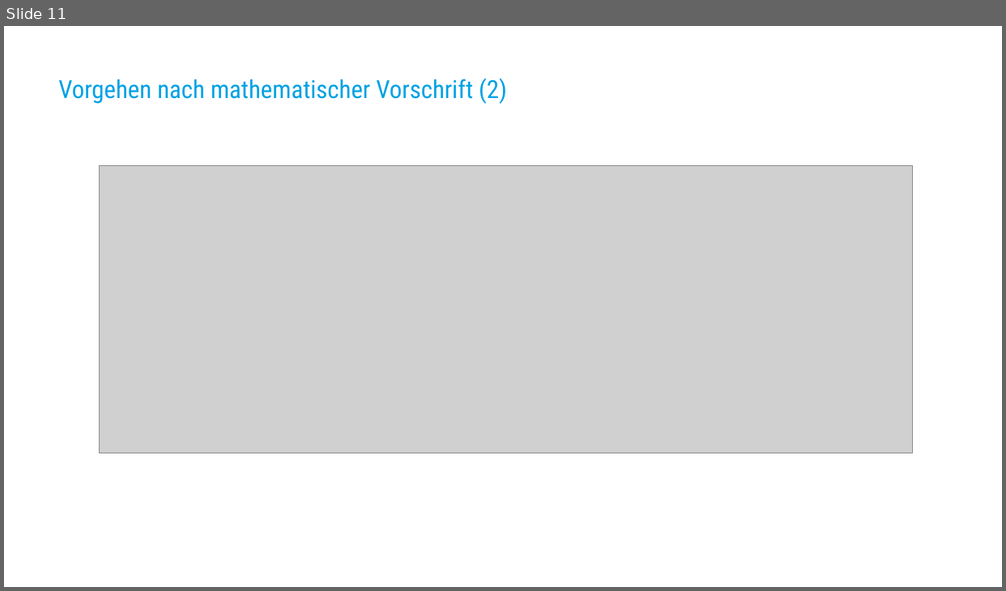
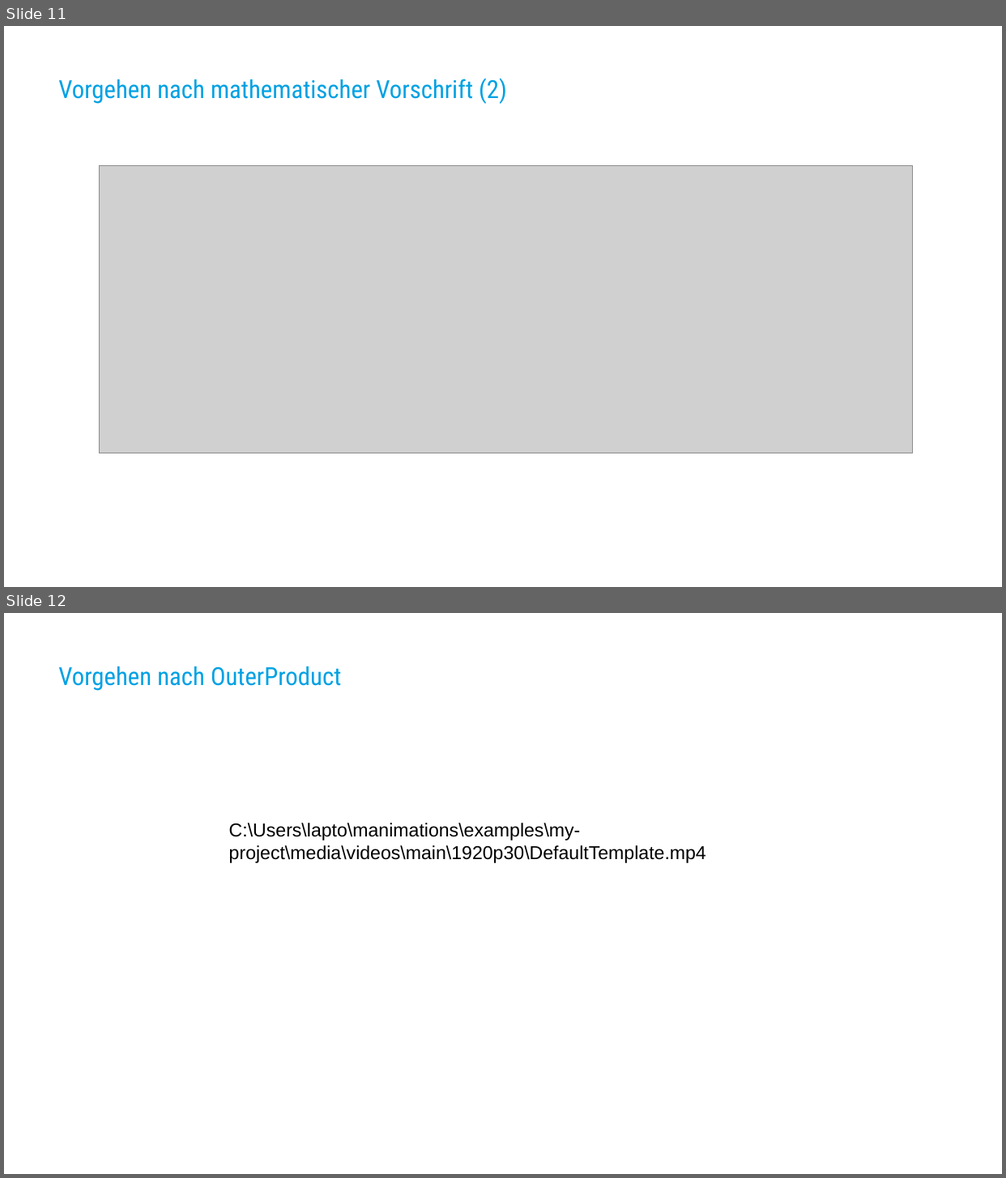
Before and after one commit to WolfgangBischoffTHAB/Bacherlorarbeit_Presentation, a slide deck: MatrixMultiplicationNEORV32.odp. Shown one above the other, each under a label of ours: slide 11 before the commit, slides 11 and 12 after it. The pictures are 1006x591 and 1006x1178 pixels, drawn with LibreOffice and Linux fonts; fonts in the diff are those of the drawing; grey boxes stand for pictures; background and template pictures are left out. Boxes give left, top, right and bottom in pixels: in the first picture for what was removed or moved away, otherwise in the second. Text is boxed around its words. In the diff, an @@ line names an element or a change of style, - is before the commit and + after.

```diff
--- a/MatrixMultiplicationNEORV32.odp
+++ b/MatrixMultiplicationNEORV32.odp
@@ slide 12 added at (x1=4, y1=613, x2=1002, y2=1174), background #FFFFFF @@
@@ title added at (x1=58, y1=666, x2=341, y2=691), 24.1 pt, text #00A1E3 @@
+Vorgehen nach OuterProduct
@@ text added at (x1=229, y1=823, x2=706, y2=863), 18 pt, text #000000 @@
+C:\Users\lapto\manimations\examples\my-project\media\videos\main\1920p30\DefaultTemplate.mp4
```
Also in this commit, not shown: 3 slides changed, 10 other files.
